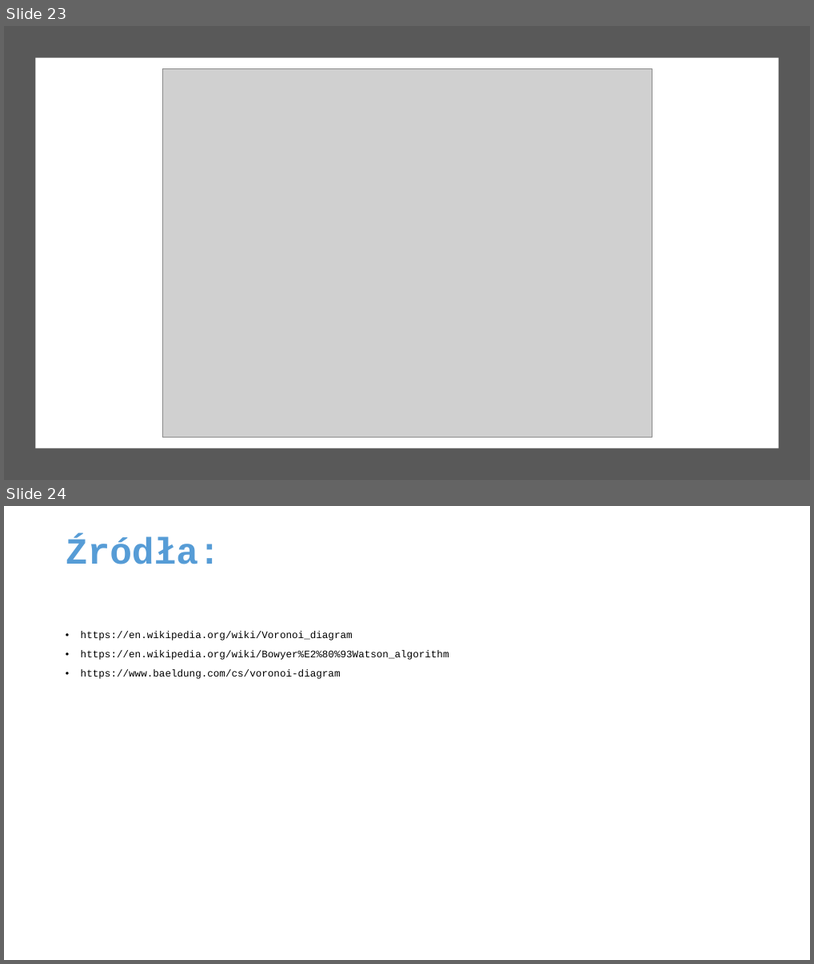
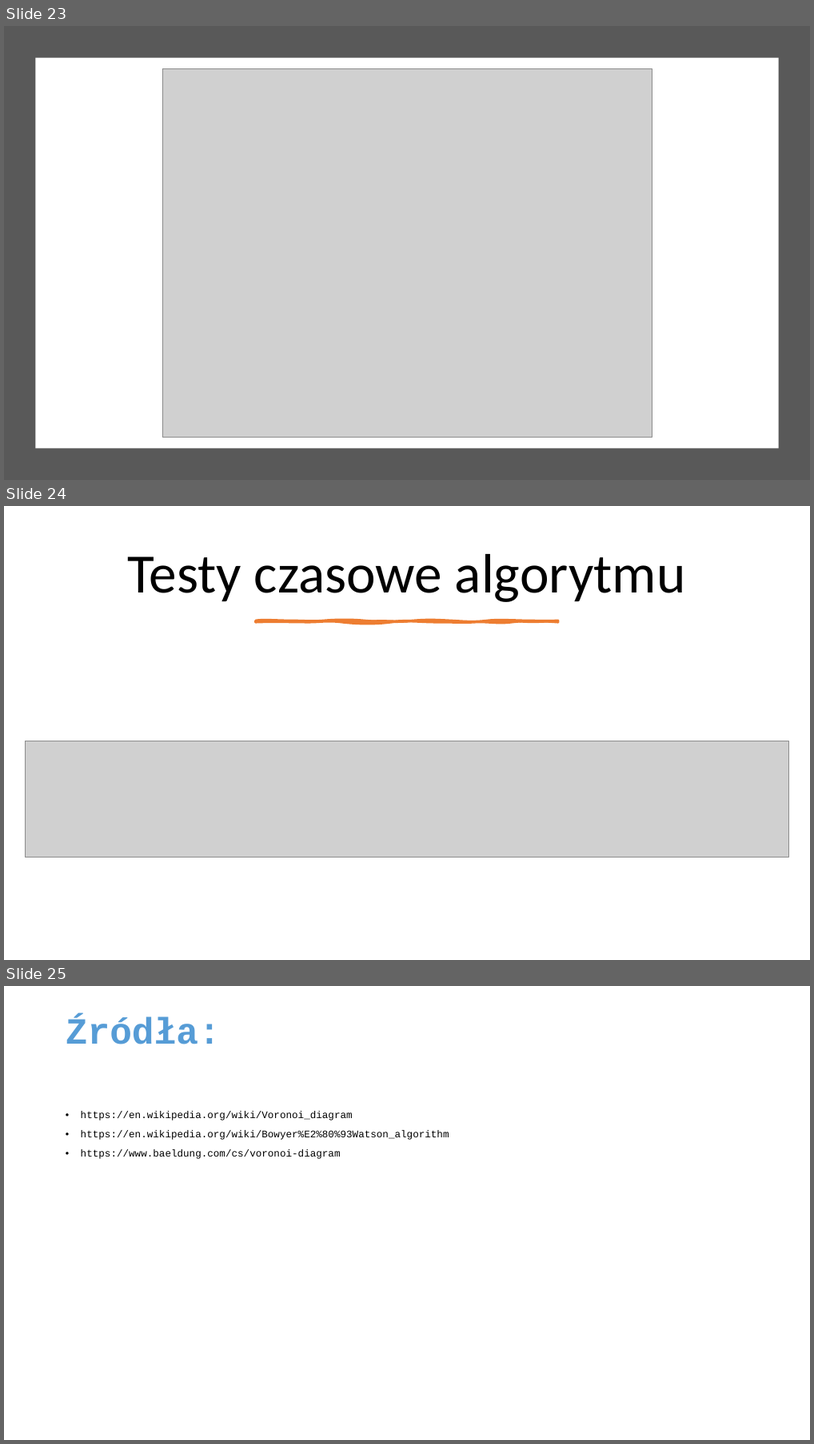
Before and after one commit to baramundi666/Voronoi-Diagram-Project-2023-24, a slide deck: Wieloboki_Voronoi.pptx. Shown one above the other, each under a label of ours: slides 23 and 24 before the commit, slides 23, 24 and 25 after it. The pictures are 814x964 and 814x1444 pixels, drawn with LibreOffice and Linux fonts; fonts in the diff are those of the drawing; grey boxes stand for pictures. Boxes give left, top, right and bottom in pixels: in the first picture for what was removed or moved away, otherwise in the second. Text is boxed around its words. In the diff, an @@ line names an element or a change of style, - is before the commit and + after.

```diff
--- a/Wieloboki_Voronoi.pptx
+++ b/Wieloboki_Voronoi.pptx
@@ slide 24 added at bbox=[4, 506, 810, 960], background #FFFFFF @@
@@ title added at bbox=[127, 554, 686, 602], 66 pt, text #000000 @@
+Testy czasowe algorytmu
@@ freeform shape added at bbox=[256, 621, 558, 622], fill #ED7D31, outline #ED7D31 3.25 pt @@
@@ picture added at bbox=[25, 740, 790, 857] @@
@@ what was slide 24 is now slide 25 @@
```
Also in this commit, not shown: 14 other files.
